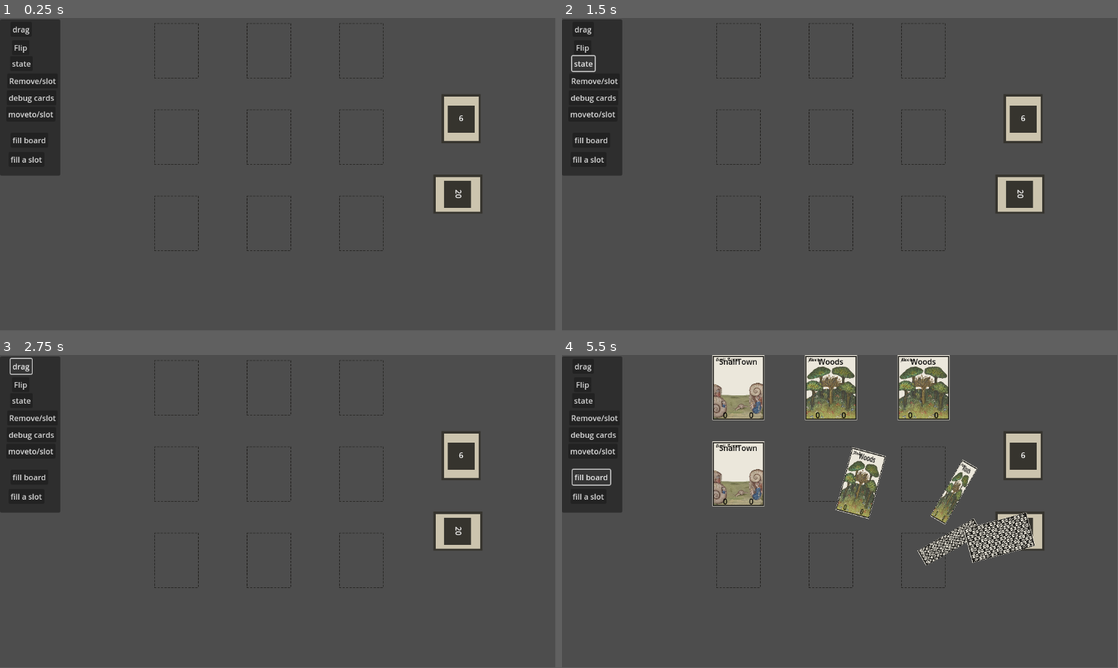
Above: before the commit, frames 1-4 (two rows, left to right).
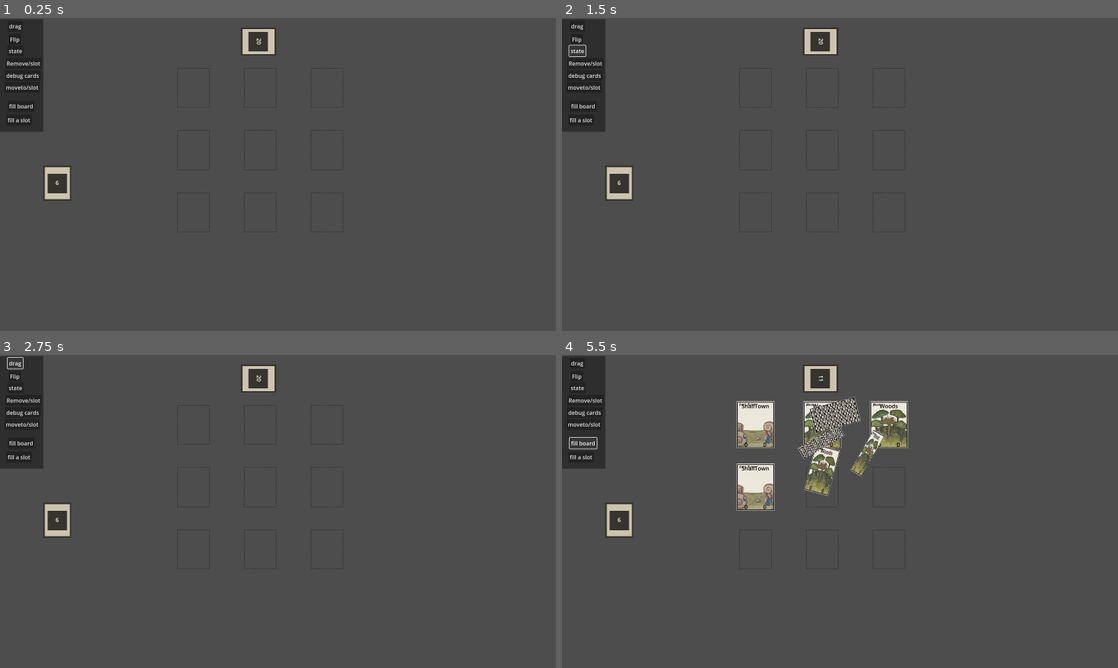
Above: after the commit, the same moments.

Repository: FergusMcLaughlin/Pilgrimage-old-
Game: Godot game, scene res://src/tests/card_test.tscn
Same seed, same stepped clock (60 frames per second), same inputs: the game is played once before the commit and once after it.
Inputs:
- Up to frame 1 (0.25 s): no input
- Up to frame 2 (1.5 s): click "Flip" at 0.5 s; click "state" at 1.25 s
- Up to frame 3 (2.75 s): click "drag" at 2 s
- Up to frame 4 (5.5 s): click "moveto/slot" at 2.75 s; click "Remove/slot" at 3.5 s; click "debug cards" at 4.25 s; click "fill board" at 5 s
In our replay, the window is 799x449 before the commit and 800x450 after it. These sizes can differ from the game's own. Grey fills any space a smaller window leaves; there, only what the larger window draws over its background counts as a difference.

The runs differ from the first frame. In frame 1, 6.7% of the frame differs, in the area x 0-87%, y 0-75%; in frame 2, 6.8%; in frame 3, 6.8%; in frame 4, 18%.

Commit message:
fixed z indexing for cards in hand

Diff:
--- a/project.godot
+++ b/project.godot
@@ -23,3 +23,8 @@
 InputManager="*res://src/singletons/input_manager.gd"
 GameConstants="*res://src/singletons/game_constants.gd"
 CardZIndexManager="*res://src/singletons/card_z_index_manager.gd"
+
+[display]
+
+window/size/viewport_width=1600
+window/size/viewport_height=900
--- a/src/card/card.gd
+++ b/src/card/card.gd
@@ -18,6 +18,7 @@
 var currentState: int = cardState.IN_DECK
 var shadowSprite: Sprite2D
 var isReturningToLocation: bool = false
+var shadowHelper: CardShadowHelper
 
 func _ready():
 	$Area2D.connect("mouse_entered", Callable(self, "onCardAreaEntered"))
@@ -26,7 +27,7 @@
 	$Area2D.collision_layer = GameConstants.LAYER_CARD
 	$Area2D.collision_mask = 0
 
-	createCardShadow()
+	shadowHelper = CardShadowHelper.new(self)
 
 func initialiseCard (cardData):
 	cardId = cardData["id"]
@@ -38,9 +39,6 @@
 	cardImagePath = str("res://assets/images/cards/" + cardName +".png")
 
 	updateCardVisuals()
-
-	if shadowSprite == null:
-		createCardShadow()
 
 func updateCardVisuals ():
 	$Name.text = cardName
@@ -54,55 +52,72 @@
 	else:
 		push_error("Cant load card picture: " + cardImagePath)
 
-func createCardShadow():
-	shadowSprite = Sprite2D.new()
-	shadowSprite.texture = $CardBack.texture
-	shadowSprite.modulate = Color(0,0,0,0.3)
-	shadowSprite.scale = $CardBack.scale * 1.05
-	shadowSprite.z_index = -1
-	shadowSprite.visible = false
-	add_child(shadowSprite)
-
 func setCardState (newCardState):
 	var oldState = currentState
 	currentState = newCardState
 	print(get_parent())
 	scale = Vector2(1.0, 1.0)
 
+	if shadowHelper == null:
+		shadowHelper = CardShadowHelper.new(self)
+
 	match currentState:
 		cardState.IN_DECK:
 			print("card in deck")
 			CardZIndexManager.setCardZIndex(self, "DEFUALT")
 			$Area2D.input_pickable = false
-			toggleShadow(false)
+			shadowHelper.setShadowVisible(false)
+
 		cardState.IN_HAND:
 			print("card in hand")
-			CardZIndexManager.setCardZIndex(self, "IN_HAND")
+			if !isReturningToLocation:
+				CardZIndexManager.setCardZIndex(self, "IN_HAND")
 			$Area2D.input_pickable = true
-			isReturningToLocation = true
+			shadowHelper.setShadowVisible(true)
+
+
 		cardState.ON_BOARD:
 			print("card on board")
-			CardZIndexManager.setCardZIndex(self, "ON_BOARD")
+			if !isReturningToLocation:
+				CardZIndexManager.setCardZIndex(self, "ON_BOARD")
 			$Area2D.input_pickable = true
-			toggleShadow(false)
+			shadowHelper.setShadowVisible(false)
+
 		cardState.BEING_DRAGGED:
 			print("card being dragged")
-			CardZIndexManager.setCardZIndex(self, "DRAGGING")
+			if !isReturningToLocation:
+				CardZIndexManager.setCardZIndex(self, "DRAGGING")
 			scale = Vector2(1.05, 1.05)
 			$Area2D.input_pickable = false
-			isReturningToLocation = false
-			toggleShadow(true)
-			shadowSprite.position = Vector2(5,5)
+			if newCardState == cardState.BEING_DRAGGED:
+				isReturningToLocation = false
+			shadowHelper.setShadowVisible(true, true)
+
 		cardState.IN_SLOT:
 			print("card in slot")
 			CardZIndexManager.setCardZIndex(self, "IN_SLOT")
 			$Area2D.input_pickable = false
-			toggleShadow(false)
+			shadowHelper.setShadowVisible(false)
+
+	if scale != Vector2(1.0,1.0):
+		shadowHelper.updateShadowForScale(scale)
 
 	GlobalSignalBus.emit_signal("cardStateChanged", self, oldState, newCardState)
 
+func _set(property, value):
+	if property == "scale" && shadowHelper != null:
+		shadowHelper.updateShadowForScale(value)
+	return false
+
 func flipCard ():
 	var tween = create_tween()
+	var shadowWasVisible = false
+	if shadowHelper != null && shadowHelper.shadowSprite != null:
+		shadowWasVisible = shadowHelper.shadowSprite.visible
+		shadowHelper.setShadowVisible(false)
+	else:
+		shadowHelper = CardShadowHelper.new(self)
+
 	tween.tween_property(self, "scale:x", 0, 0.15)
 	tween.tween_callback(func():
 		# Toggle visibility of front and back
@@ -115,12 +130,19 @@
 
 		)
 	tween.tween_property(self, "scale:x", 1, 0.15)
+	tween.tween_callback(func():
+		if shadowHelper != null && shadowWasVisible && currentState in [cardState.IN_HAND, cardState.BEING_DRAGGED]:
+			var isDragging = currentState == cardState.BEING_DRAGGED
+			shadowHelper.setShadowVisible(true, isDragging)
+	)
 	GlobalSignalBus.emit_signal("cardFlipped", self)
 
 func onReturnToHandComplete():
+	print("Card return to hand complete!")
+	isReturningToLocation = false
+
 	if currentState == cardState.IN_HAND:
-		toggleShadow(false)
-	isReturningToLocation = false
+		CardZIndexManager.setCardZIndex(self, "IN_HAND")
 
 func toggleShadow(isVisable):
 	if shadowSprite != null:
--- a/src/decks/journey_deck.gd
+++ b/src/decks/journey_deck.gd
@@ -82,8 +82,7 @@
 func onDeckInputEvent(_viewport, event, _shape_idx):
 	if event is InputEventMouseButton && event.pressed && event.button_index == MOUSE_BUTTON_LEFT:
 		GlobalSignalBus.emit_signal("deckClicked", self)
-
-	if boardNode && boardNode.has_method("getEmptySlots"):
-			var emptySlots = boardNode.getEmptySlots()
-			if !emptySlots.is_empty():
-				revealTopCard(emptySlots[0])
+		if boardNode && boardNode.has_method("getEmptySlots"):
+				var emptySlots = boardNode.getEmptySlots()
+				if !emptySlots.is_empty():
+					revealTopCard(emptySlots[0])
--- a/src/hand/hand.gd
+++ b/src/hand/hand.gd
@@ -33,6 +33,7 @@
 
 		card.global_position = global_position
 
+		orgoniseCardsInHand()
 		await get_tree().process_frame
 		orgoniseCardsInHand()
 		return true
@@ -49,7 +50,11 @@
 	return false
 
 func orgoniseCardsInHand():
-	if isOrganising || cardsInHand.is_empty():
+	if isOrganising && cardsInHand.size() > 0:
+		isOrganising = false
+		return
+
+	if cardsInHand.is_empty():
 		return
 
 	isOrganising = true
@@ -60,19 +65,30 @@
 		if card.currentState == card.cardState.BEING_DRAGGED:
 			continue
 
-		var cardData = organiseCardsInHandHelper.getCardPosition(i, cardCount, global_position)
-		CardZIndexManager.setCardsInHandZIndex(card, i)
+		var  cardData = organiseCardsInHandHelper.getCardPosition(i, cardCount, global_position)
+
+		if !card.isReturningToLocation:
+			CardZIndexManager.setCardsInHandZIndex(card, i)
+		else:
+			CardZIndexManager.setReturningCardZIndex(card)
 
 		var tween = organiseCardsInHandHelper.createCardTween(card, cardData.position, cardData.rotation, orgonisationDuration)
+
+		if card.isReturningToLocation:
+			var cardIndex = i
+			tween.finished.connect(
+				func():
+					card.onReturnToHandComplete()
+					CardZIndexManager.setCardsInHandZIndex(card, cardIndex)
+			)
+
 		if i == cardCount - 1:
 			tween.finished.connect(
 				func():
 					isOrganising = false
 			)
-	await get_tree().create_timer(orgonisationDuration + 0.1).timeout.connect(
-		func():
-			isOrganising = false
-	)
+
+	await get_tree().create_timer(orgonisationDuration + 0.1).timeout
 	isOrganising = false
 
 func getCardCount():
@@ -90,7 +106,6 @@
 
 func onCardReturnedToHand(card):
 	if cardsInHand.has(card):
-		card.setCardState(card.cardState.IN_HAND)
 		orgoniseCardsInHand()
 	else:
 		if card.get_parent() != self:
--- /dev/null
+++ b/src/helpers/card_shadow_helper.gd
@@ -0,0 +1,58 @@
+class_name CardShadowHelper
+
+const SHADOW_OPACITY = 0.3
+const SHADOW_OFFSET_DEFAULT = Vector2(5,5)
+
+var cardNode: Node2D
+var shadowSprite: Sprite2D
+
+func _init(card: Node2D):
+	cardNode = card
+	createShadow()
+
+func createShadow():
+	if shadowSprite != null && is_instance_valid(shadowSprite):
+		shadowSprite.queue_free()
+
+	if !cardNode.has_node("CardBack"):
+		push_error("No card back sprite for the shadow to use")
+		return
+
+	shadowSprite = Sprite2D.new()
+	shadowSprite.texture = cardNode.get_node("CardBack").texture
+	shadowSprite.modulate = Color(0,0,0,0.3)
+	shadowSprite.scale = cardNode.get_node("CardBack").scale * 1.05
+	shadowSprite.position = SHADOW_OFFSET_DEFAULT
+
+	shadowSprite.z_index = -1
+	shadowSprite.visible = false
+
+	cardNode.add_child(shadowSprite)
+
+func setShadowVisible(isVisible: bool, isDragging: bool = false, isFocused: bool = false):
+	if shadowSprite == null || !is_instance_valid(shadowSprite):
+		createShadow()
+
+	shadowSprite.visible = isVisible
+
+	if isVisible:
+		if isDragging || isFocused || (isDragging && isFocused):
+			shadowSprite.position = SHADOW_OFFSET_DEFAULT * 1.6
+			shadowSprite.modulate.a = 0.4
+			shadowSprite.scale = cardNode.get_node("CardBack").scale * 0.95
+		else:
+			shadowSprite.position = SHADOW_OFFSET_DEFAULT
+			shadowSprite.modulate.a = SHADOW_OPACITY
+			shadowSprite.scale = cardNode.get_node("CardBack").scale * 1.05
+
+func updateShadowForScale(cardScale: Vector2):
+	if shadowSprite == null || !is_instance_valid(shadowSprite) || !shadowSprite.visible:
+		return
+
+	var inverseScale = 1.0 / cardScale.x
+	var shadowBasicScale = cardNode.get_node("CardBack").scale
+
+	shadowSprite.scale = shadowBasicScale * (1.05 * inverseScale)
+
+	var offsetMultiplier = max(1.0, cardScale.x * 1.5)
+	shadowSprite.position = SHADOW_OFFSET_DEFAULT * offsetMultiplier
--- a/src/singletons/card_z_index_manager.gd
+++ b/src/singletons/card_z_index_manager.gd
@@ -3,6 +3,7 @@
 const LAYER_DEFAULT = 1
 const LAYER_HOVERED = 2
 const LAYER_HAND = 10
+const LAYER_RETURNING_TO_HAND = 200
 const LAYER_DRAGGING = 100
 const LAYER_FOCUSED_IN_HAND = 15
 const LAYER_BOARD_DEFUALT = 50
@@ -22,6 +23,8 @@
 			card.z_index = LAYER_HAND
 		"DRAGGING":
 			card.z_index = LAYER_DRAGGING
+		"RETURNING_TO_HAND":
+			card.z_index = LAYER_RETURNING_TO_HAND
 		"FOCUSED_IN_HAND":
 			card.z_index = LAYER_FOCUSED_IN_HAND
 		"BOARD_DEFUALT":
@@ -41,6 +44,10 @@
 	card.z_index = baseIndex + indexInHand
 	return card.z_index
 
+func setReturningCardZIndex(card):
+	card.z_index = LAYER_RETURNING_TO_HAND
+	return card.z_index
+
 func cardFocused(card,focused):
 	var currentState = getCardState(card)
 
--- a/src/singletons/input_manager.gd
+++ b/src/singletons/input_manager.gd
@@ -106,6 +106,8 @@
 
 
 func returnCardToHand(card):
+	card.isReturningToLocation = true
+	CardZIndexManager.setReturningCardZIndex(card)
 	card.setCardState(card.cardState.IN_HAND)
 
 	if GlobalSignalBus.has_signal("cardReturnedToHand"):
--- a/src/tests/card_test.tscn
+++ b/src/tests/card_test.tscn
@@ -86,16 +86,16 @@
 gridPath = NodePath("CardGrid")
 
 [node name="Hand" parent="GameBoard" instance=ExtResource("4_h6cl3")]
-position = Vector2(562, 594)
+position = Vector2(769, 824)
 
 [node name="playerDeck" parent="GameBoard" instance=ExtResource("4_luk4p")]
-position = Vector2(957, 209)
+position = Vector2(165, 475)
 
 [node name="CardGrid" parent="GameBoard" instance=ExtResource("4_i13km")]
-position = Vector2(558, 247)
+position = Vector2(749, 380)
 
 [node name="journeyDeck" parent="GameBoard" instance=ExtResource("6_i13km")]
-position = Vector2(950, 366)
+position = Vector2(744, 68)
 rotation = 1.5708
 boardNodePath = NodePath("..")
 autoFillBoardOnEmpty = false
Not shown, added: src/helpers/card_shadow_helper.gd.uid
